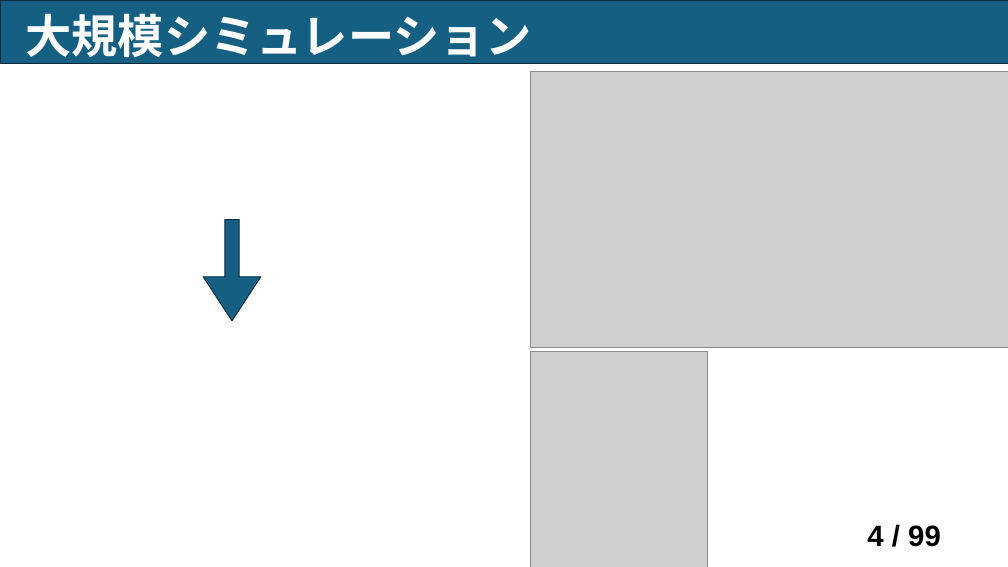
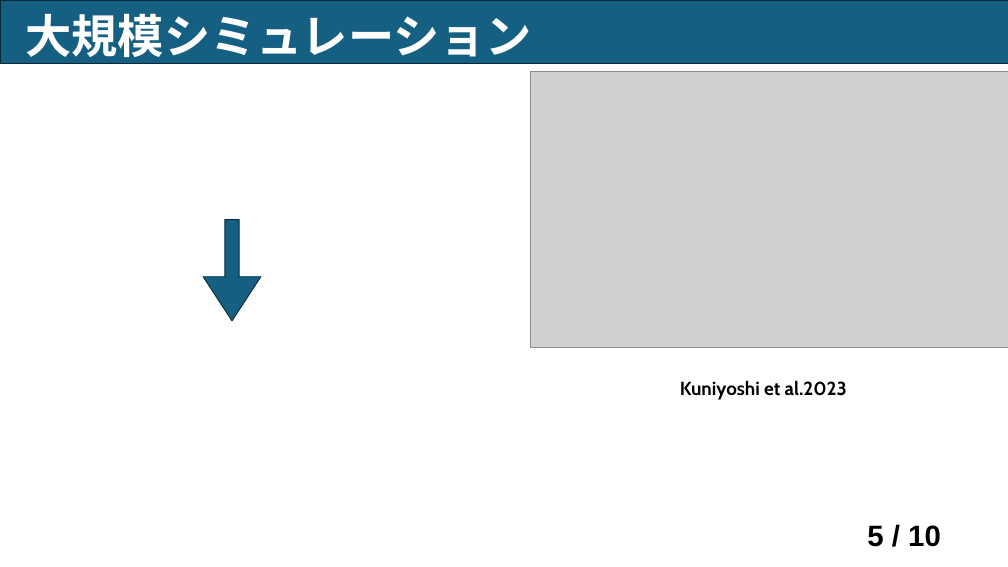
Before and after one commit to bcl-group/2703-yamashita-bashelor-thesis, a slide deck: slide 5 of 卒論/卒論スライド.pptx (slide 4 before the commit). Drawn at 1008x567 pixels with LibreOffice and Linux fonts; fonts in the diff are those of the drawing; grey boxes stand for pictures. Boxes give left, top, right and bottom in pixels: in the first picture for what was removed or moved away, otherwise in the second. Text is boxed around its words. In the diff, an @@ line names an element or a change of style, - is before the commit and + after.

```diff
--- a/卒論/卒論スライド.pptx
+++ b/卒論/卒論スライド.pptx
@@ picture removed at (x1=531, y1=352, x2=708, y2=567) @@
@@ text added at (x1=680, y1=380, x2=847, y2=400), 18 pt, text #000000, bold @@
+Kuniyoshi et al.2023
@@ page number at (x1=867, y1=525, x2=941, y2=547): text changed @@
-4 / 99
+5 / 10
```
Also in this commit, not shown: 4 other slides changed, 3 slides added, 2 slides removed, 17 other files.
